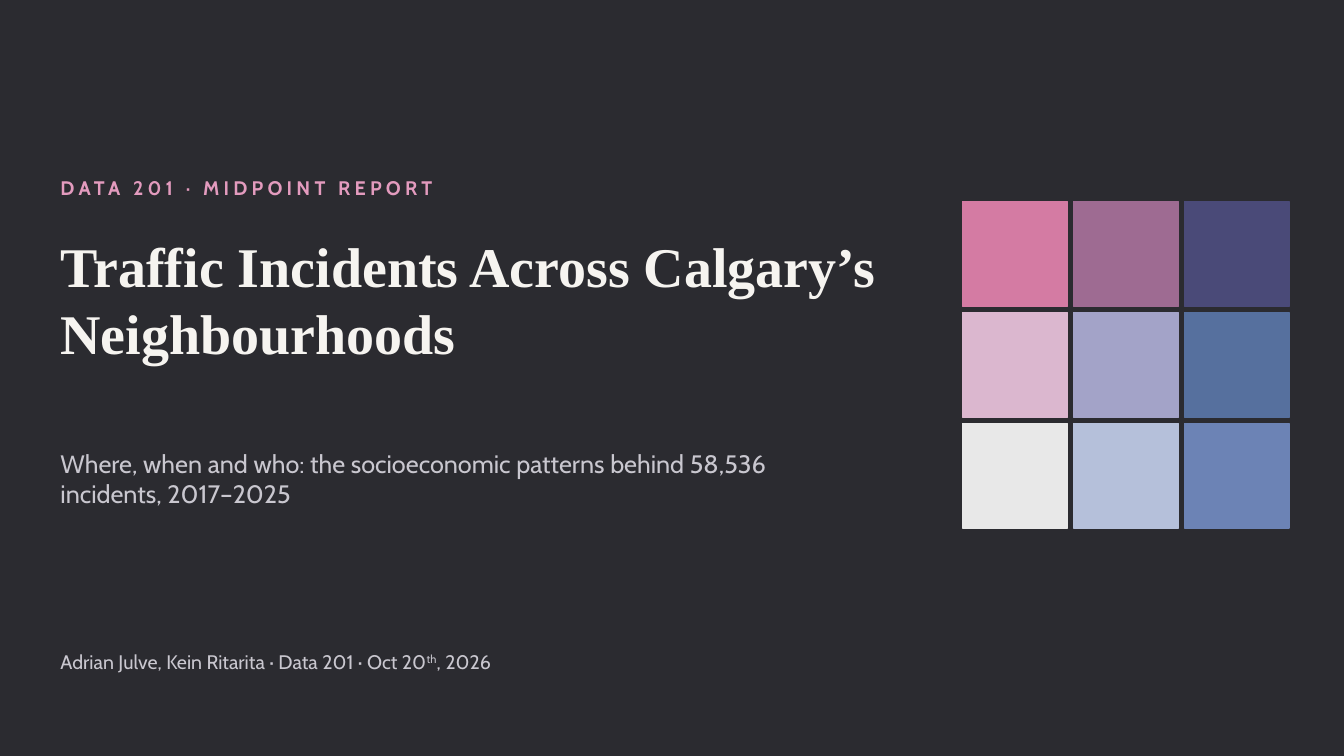
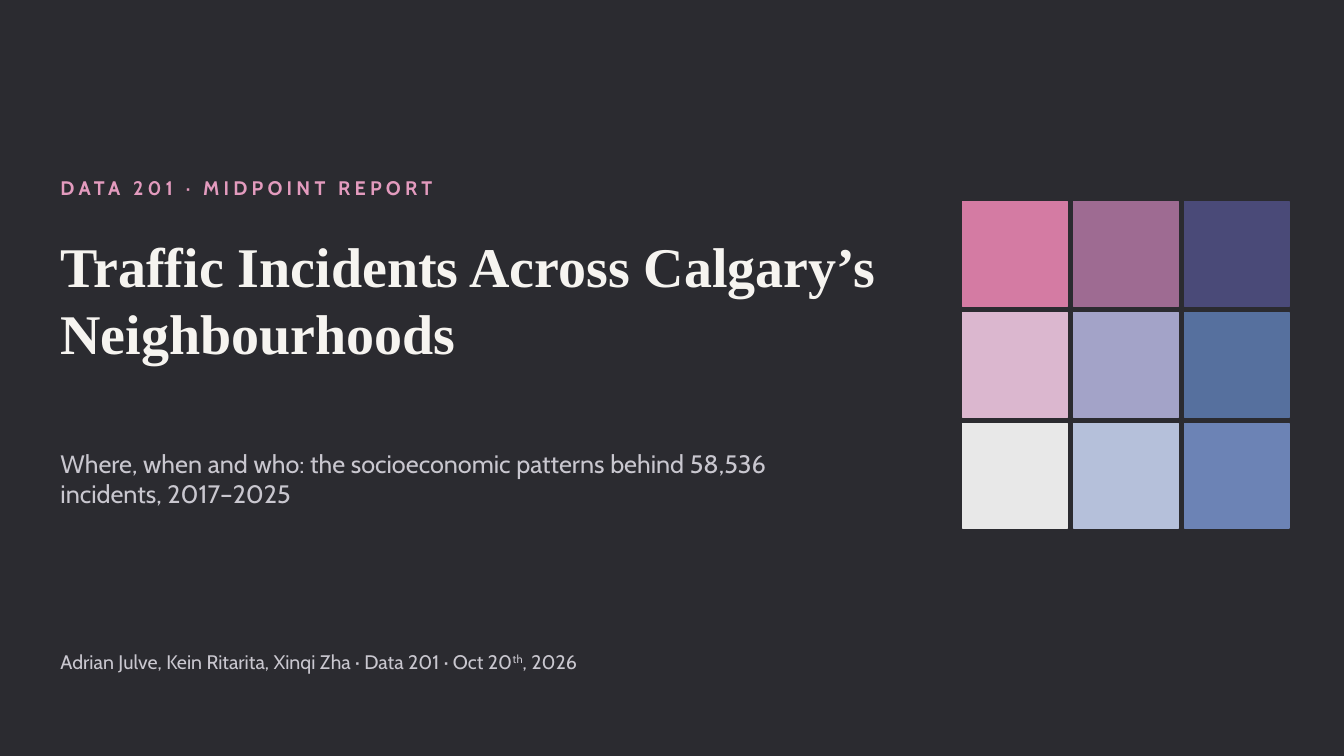
Before and after one commit to AdrianJulve/calgary-traffic-dashboard, a slide deck: slide 1 of Calgary_Traffic_Midpoint.pptx. Drawn at 1344x756 pixels with LibreOffice and Linux fonts; fonts in the diff are those of the drawing. Boxes give left, top, right and bottom in pixels: in the first picture for what was removed or moved away, otherwise in the second. Text is boxed around its words. In the diff, an @@ line names an element or a change of style, - is before the commit and + after.

Commit message:
Add Xinqi Zha to presentation title slide

```diff
--- a/Calgary_Traffic_Midpoint.pptx
+++ b/Calgary_Traffic_Midpoint.pptx
@@ text at box(60, 654, 577, 674): text changed @@
-Adrian Julve, Kein Ritarita · Data 201 · Oct 20th, 2026
+Adrian Julve, Kein Ritarita, Xinqi Zha · Data 201 · Oct 20th, 2026
```
